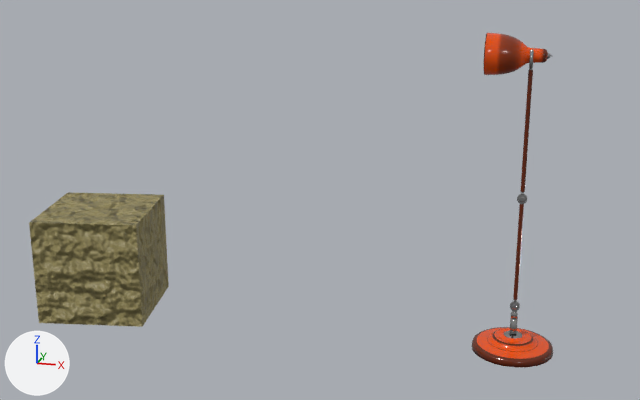
Renders of the Blender file blender/AnimatedLamp/src/scene/SceneIKEnabled.blend from each side of a commit.
Before and after are seen from a 50 mm lens placed at (1.1, -44.3, 21.1), pointed at (-10.6, 0.0, 7.5). Arrows for +X, +Y and +Z are at lower left; the lights stay in place.

Objects in the first picture: 'LampBase', 'LampLowerArm', 'LampShade', 'LampUpperArm', 'Prop'.
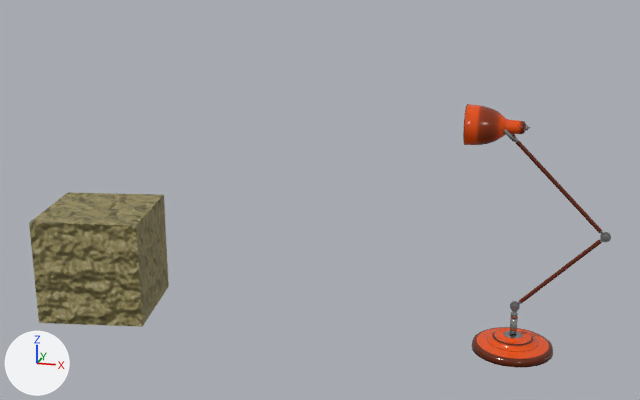
Where the newer file only moved an object's origin or applied its transform, the numbers keep the older frame.

Where the change shows, as pixel boxes [x1, y1, x2, y2] in the pictures (640 x 400 px):
'LampShade', moved
    before: [484, 33, 551, 75]
    after: [463, 104, 530, 145]
'LampUpperArm', moved, turned
    before: [517, 50, 534, 204]
    after: [504, 129, 611, 242]
'LampLowerArm', mesh turned
    before: [510, 204, 524, 311]
    after: [510, 238, 603, 311]

The change, as a list of edits to the scene's bpy script:
```text
Change me_lamplowerarm:
    where me_lamplowerarm.from_pydata(...)  # 556 vertices, 543 faces; spans x -0.25..0.25, y -0.15..0.12, z -0.25..5.68
    used by ob_lamplowerarm; location = (0.0, 0.0, 2.48)
    me_lamplowerarm part 1: the whole mesh is turned 45 degrees about the y axis through the mesh origin
Change ob_lampupperarm:
    ob_lampupperarm.location: (0.0, 0.0, 8.96) -> (3.75, 0.0, 7.1)
    ob_lampupperarm.rotation_euler: (0.0, 0.0, 0.0) -> (0.0, -0.785, 0.0)  # degrees (0, 0, 0) -> degrees (0, -45, 0)
Change ob_lampshade:
    ob_lampshade.location: (0.8, 0.0, 15.56) -> (0.0, 0.0, 12.0)
```
